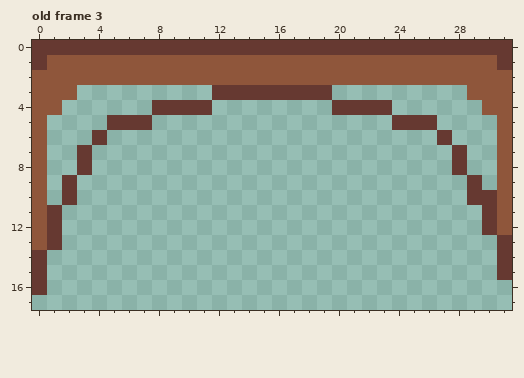
One commit to this pixel-art file: assets/Textures/SpriteSheet.ase. The picture above is the old version.
32x32 pixels, 3 frames. Colours within 5 levels of each other are drawn and written as one. Shown: old frame 3: x 0..31, y 0..17. The commit also changed other frames, which this record leaves out.
And afterwards:
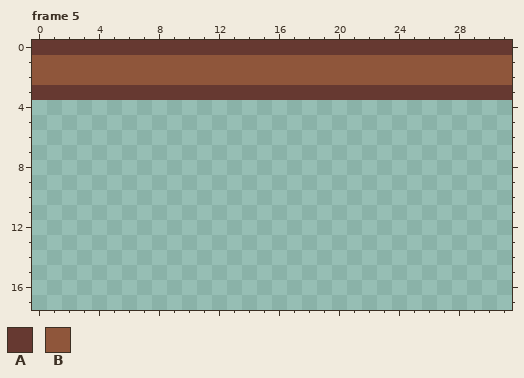
Palette (. is transparent): A #663931  B #8f563b
A new or re-ordered frame is compared with the old frame closest to it.
The exact change:
frames 3 -> 7
Frame 5 is new; against old frame 3:
y 1: x 0 A -> B; x 31 A -> B
y 3: x 0..11 BBB......... -> AAAAAAAAAAAA; x 20..31 .........BBB -> AAAAAAAAAAAA
y 4: x 0..1 BB -> ..; x 8..11 AAAA -> ....; x 20..23 AAAA -> ....; x 30..31 BB -> ..
y 5: x 0 B -> .; x 5..7 AAA -> ...; x 24..26 AAA -> ...; x 31 B -> .
y 6: x 0 B -> .; x 4 A -> .; x 27 A -> .; x 31 B -> .
y 7..8: x 0 B -> .; x 3 A -> .; x 28 A -> .; x 31 B -> .
y 9: x 0 B -> .; x 2 A -> .; x 29 A -> .; x 31 B -> .
y 10: x 0 B -> .; x 2 A -> .; x 29..31 AAB -> ...
y 11..12: x 0..1 BA -> ..; x 30..31 AB -> ..
y 13: x 0..1 BA -> ..; x 31 A -> .
y 14..15: x 0 A -> .; x 31 A -> .
y 16: x 0 A -> .
Changed places in both pictures, as pixel boxes (x1, y1, x2, y2):
changed: (32, 55, 212, 295)
changed: (332, 55, 512, 280)
